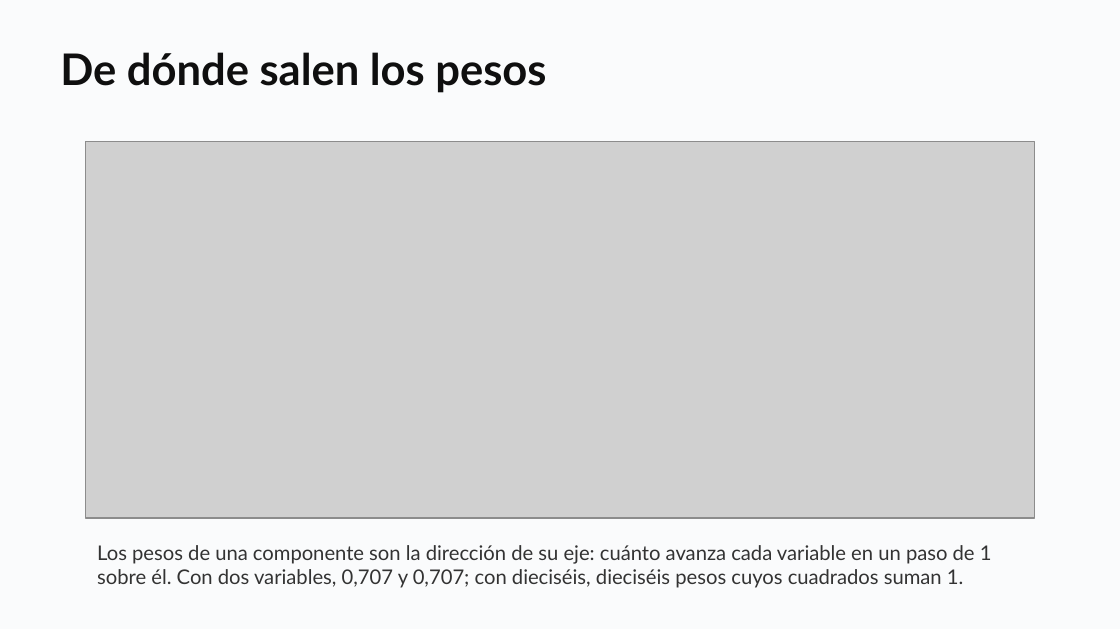
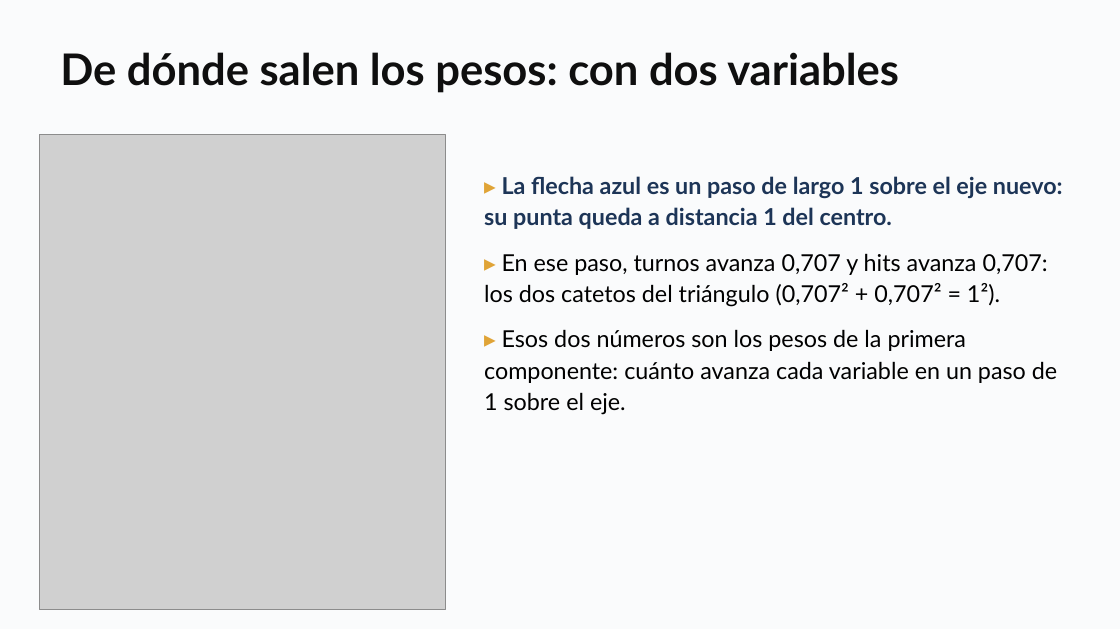
Before and after one commit to daniopitz/diplomado-cdd, a slide deck: slide 23 of presentaciones/clase08_componentes_principales.pptx. Drawn at 1120x629 pixels with LibreOffice and Linux fonts; fonts in the diff are those of the drawing; grey boxes stand for pictures. Boxes give left, top, right and bottom in pixels: in the first picture for what was removed or moved away, otherwise in the second. Text is boxed around its words. In the diff, an @@ line names an element or a change of style, - is before the commit and + after.

```diff
--- a/presentaciones/clase08_componentes_principales.pptx
+++ b/presentaciones/clase08_componentes_principales.pptx
@@ text at [60,52,899,93]: text changed @@
-De dónde salen los pesos
+De dónde salen los pesos: con dos variables
@@ picture: place and size @@
-picture at [85,141,1034,519]
+picture at [39,134,445,610]
@@ text at [484,176,1063,415]: text changed; size 13 to 15 pt; text colour #333333 to #000000 @@
-Los pesos de una componente son la dirección de su eje: cuánto avanza cada variable en un paso de 1 sobre él. Con dos variables, 0,707 y 0,707; con dieciséis, dieciséis pesos cuyos cuadrados suman 1.
+▸ La flecha azul es un paso de largo 1 sobre el eje nuevo: su punta queda a distancia 1 del centro.
+▸ En ese paso, turnos avanza 0,707 y hits avanza 0,707: los dos catetos del triángulo (0,707² + 0,707² = 1²).
+▸ Esos dos números son los pesos de la primera componente: cuánto avanza cada variable en un paso de 1 sobre el eje.
```
Also in this commit, not shown: 1 slide added, 1 other file.
